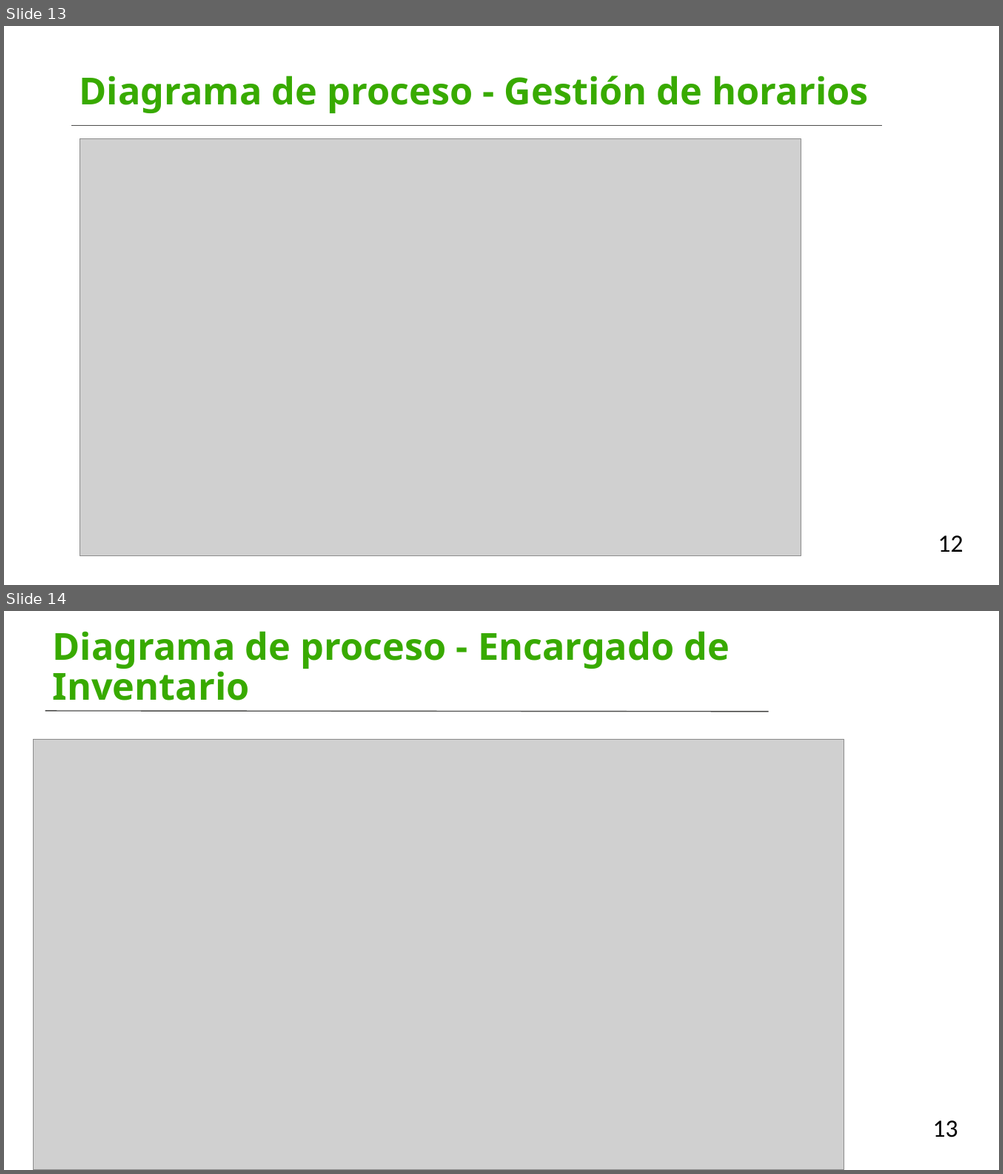
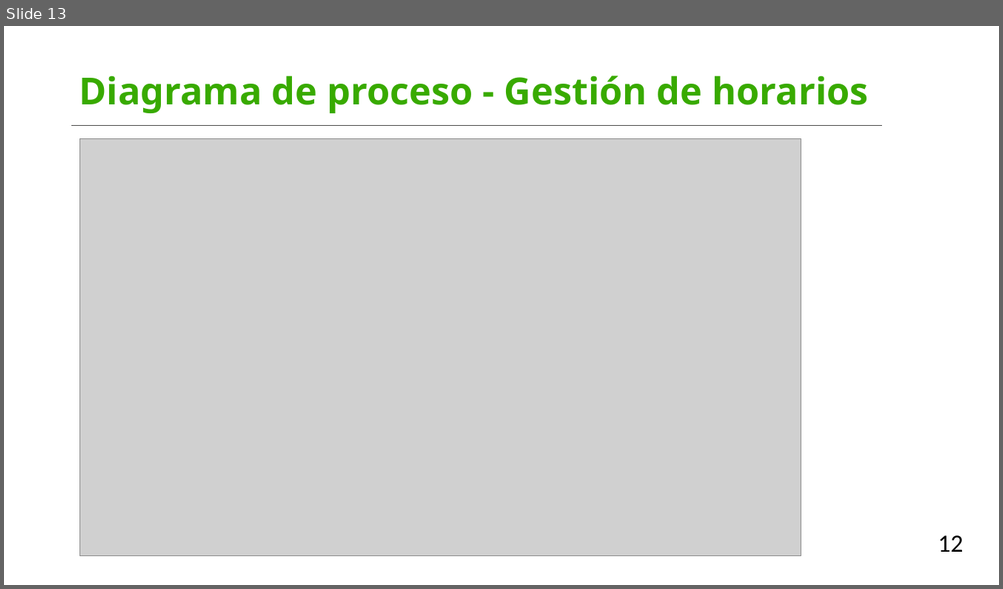
Before and after one commit to DONLEO21/Pruebas, a slide deck: Documentación/Presentacion_SENA_CheerClick_I.pptx. Shown one above the other, each under a label of ours: slides 13 and 14 before the commit, slide 13 after it. The pictures are 1003x1174 and 1003x589 pixels, drawn with LibreOffice and Linux fonts; fonts in the diff are those of the drawing; grey boxes stand for pictures; background and template pictures are left out. Boxes give left, top, right and bottom in pixels: in the first picture for what was removed or moved away, otherwise in the second. Text is boxed around its words. In the diff, an @@ line names an element or a change of style, - is before the commit and + after.

```diff
--- a/Documentación/Presentacion_SENA_CheerClick_I.pptx
+++ b/Documentación/Presentacion_SENA_CheerClick_I.pptx
@@ slide 14 removed at [4,611,999,1170], background picture (left out) @@
@@ text removed at [53,631,730,701] @@
-Diagrama de proceso - Encargado de Inventario
@@ line removed from (45, 711) to (768, 712) @@
@@ picture removed at [33,739,843,1170] @@
@@ text removed at [933,1121,958,1138] @@
-13
```
Also in this commit, not shown: 6 slides changed, 1 other slide removed.
